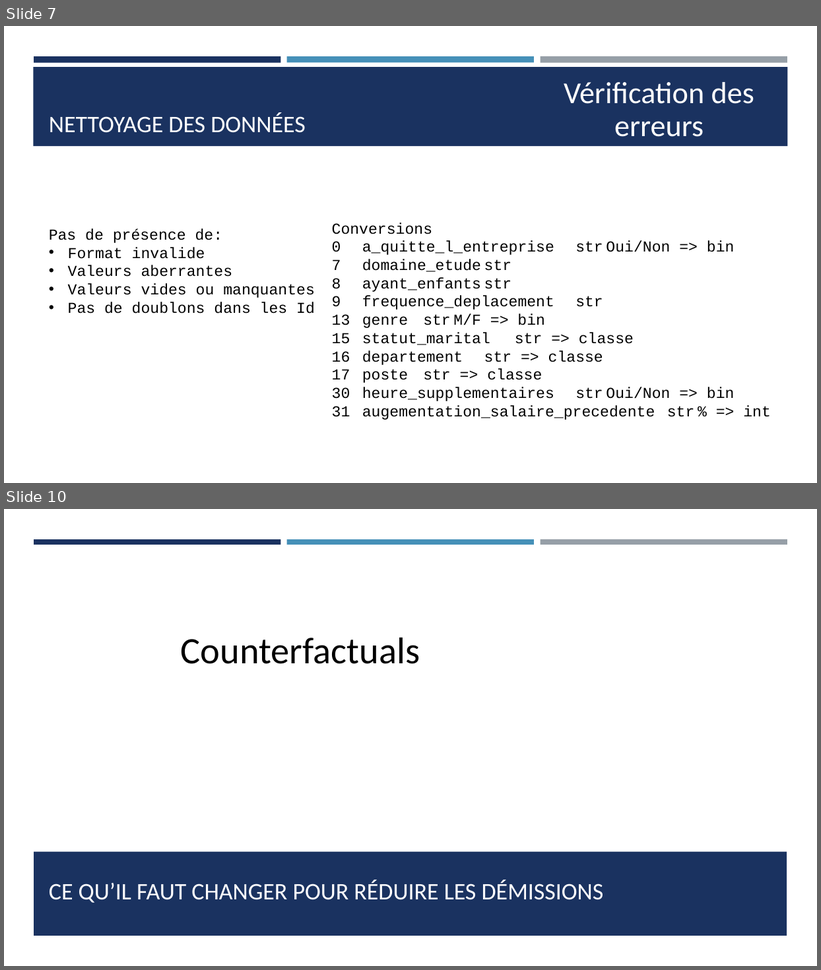
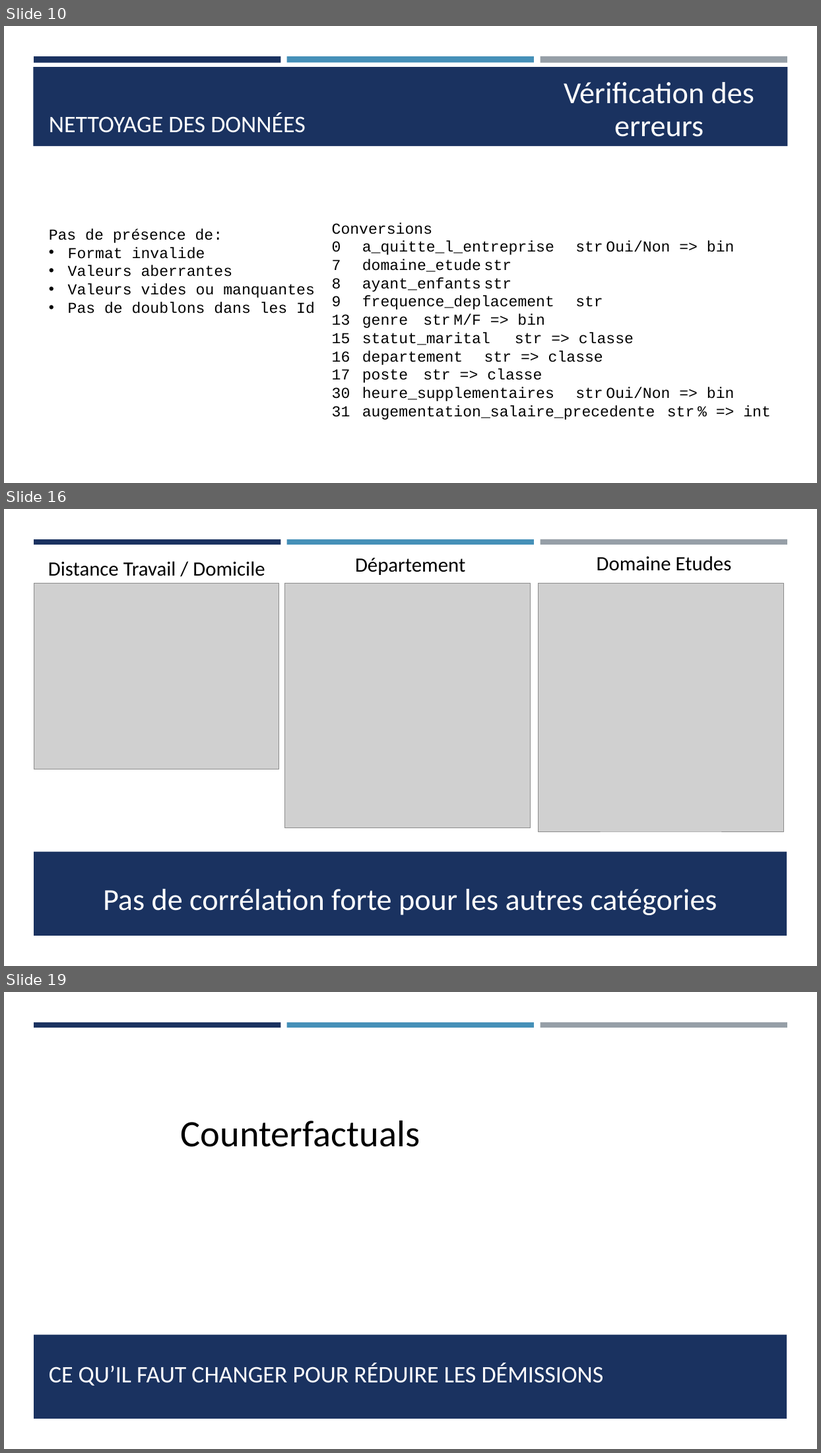
Before and after one commit to Ace4teaM/OCR-NovaTech, a slide deck: Presentation.pptx. Shown one above the other, each under a label of ours: slides 7 and 10 before the commit, slides 10, 16 and 19 after it; the slides between them are not shown. The pictures are 821x970 and 821x1453 pixels, drawn with LibreOffice and Linux fonts; fonts in the diff are those of the drawing; grey boxes stand for pictures. Boxes give left, top, right and bottom in pixels: in the first picture for what was removed or moved away, otherwise in the second. Text is boxed around its words. In the diff, an @@ line names an element or a change of style, - is before the commit and + after.

```diff
--- a/Presentation.pptx
+++ b/Presentation.pptx
@@ slide 16 added at (4, 509, 817, 966), background #FFFFFF; not listed: 3 template elements that a slide beside it also shows @@
@@ rectangle added at (4, 545, 817, 966), fill #FFFFFF @@
@@ text added at (48, 561, 265, 576), 24 pt, text #000000 @@
+Distance Travail / Domicile
@@ text added at (355, 558, 465, 575), 24 pt, text #000000 @@
+Département
@@ text added at (597, 556, 732, 571), 24 pt, text #000000 @@
+Domaine Etudes
@@ picture added at (34, 583, 279, 770) @@
@@ picture added at (284, 583, 530, 828) @@
@@ picture added at (539, 583, 783, 832) @@
@@ rectangle added at (34, 852, 787, 936), fill #1A3260 @@
@@ text added at (103, 889, 717, 916), 36 pt, text #FFFFFF @@
+Pas de corrélation forte pour les autres catégories
@@ what was slide 7 is now slide 10 @@
@@ what was slide 10 is now slide 19 @@
```
Also in this commit, not shown: 2 slides changed, 9 other slides added, 1 slide removed, 4 other files.
